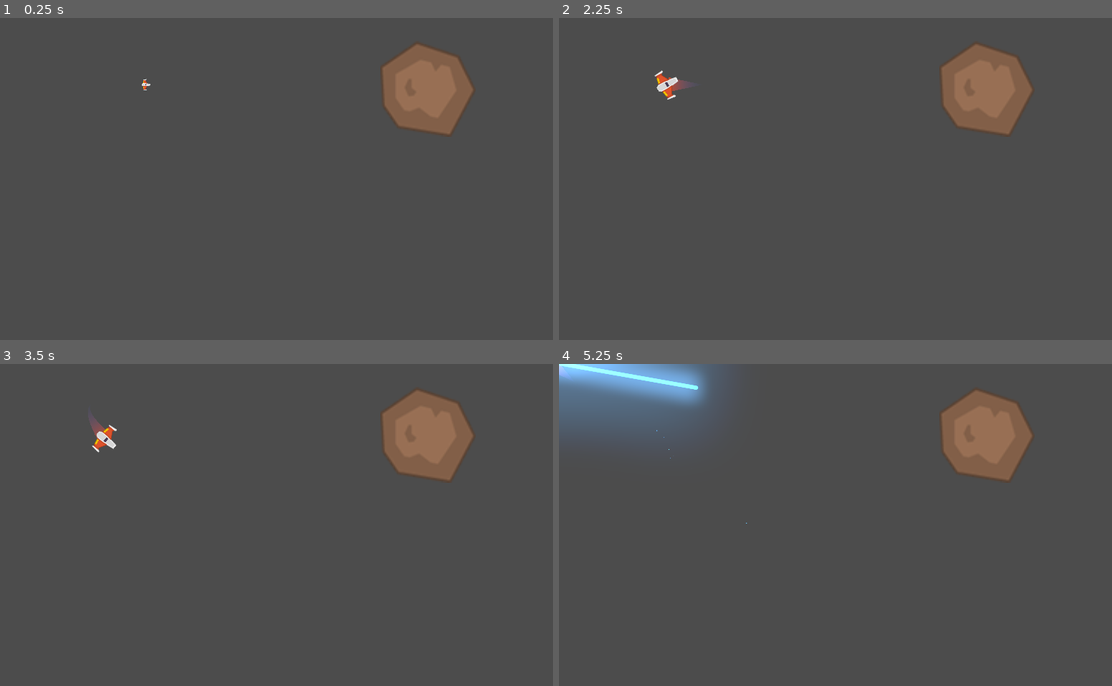
Above: before the commit, frames 1-4 (two rows, left to right).
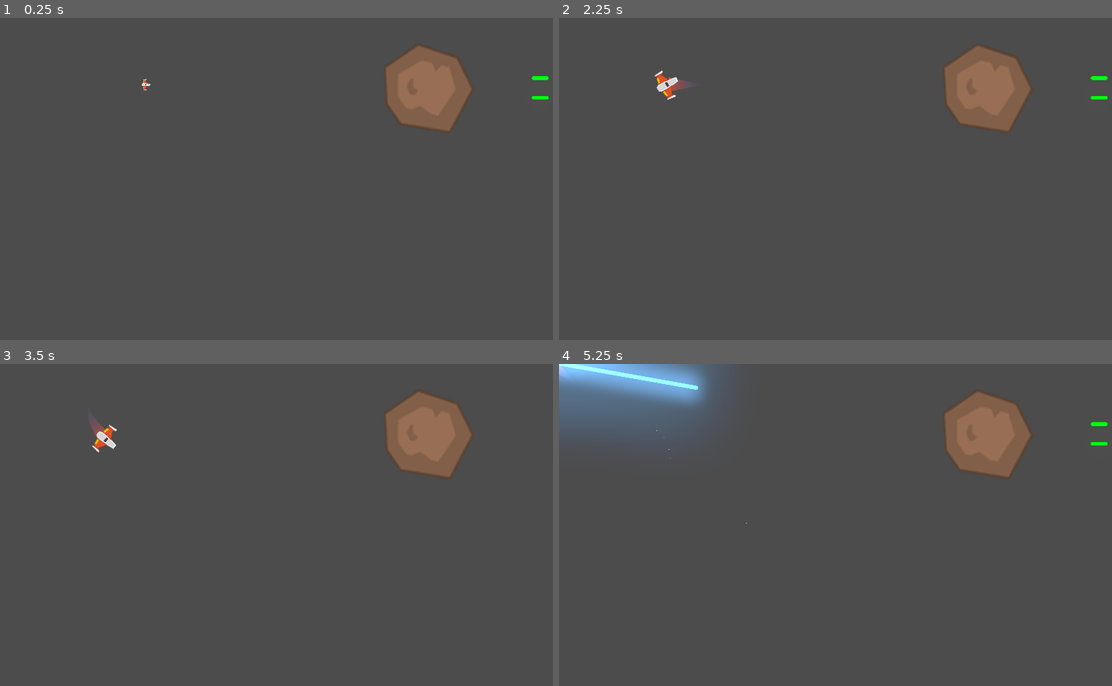
Above: after the commit, the same moments.

Repository: matiturock/Juego-meteoritos
Game: Godot game, scene res://Juego/Niveles/NivelTest.tscn
The game is run twice, just before and just after one commit, with the same random seed, the same clock (stepped at 60 frames per second) and the same inputs.
Inputs (mouse positions are in pixels of both pictures, inside the frame that each line leads up to):
- Up to frame 1 (0.25 s): no input
- Up to frame 2 (2.25 s): move the mouse to (973, 162) at 0.52 s; press the mouse at (973, 162) at 0.53 s; hold W (mover_adelante) 0.53-1.28 s; tap Enter at 1.25 s; move the mouse to (730, 195) at 1.27 s; release the mouse at (730, 195) at 1.28 s; hold S (mover_atras) 1.28-2.03 s; right-click (730, 195) at 1.35 s; move the mouse to (901, 108) at 2.02 s; hold W (mover_adelante) from 2.03 s (still down); hold A (rotar_antihorario) from 2.03 s (still down)
- Up to frame 3 (3.5 s): keep holding W (mover_adelante); move the mouse to (259, 589) at 2.77 s; release A (rotar_antihorario) at 2.78 s; tap D (rotar_horario) at 2.85 s
- Up to frame 4 (5.25 s): move the mouse to (1017, 573) at 3.52 s; release W (mover_adelante) at 3.53 s; press the mouse at (1017, 573) at 3.53 s; hold S (mover_atras) from 3.53 s (still down); move the mouse to (675, 476) at 4.27 s; release the mouse at (675, 476) at 4.28 s; right-click (675, 476) at 4.35 s; move the mouse to (874, 525) at 5.02 s; hold A (rotar_antihorario) from 5.03 s (still down)

The runs differ from the first frame. In frame 1, 0.4% of the frame differs, in the area x 68-100%, y 7-37%; in frame 2, 0.4%; in frame 3, 0.3%; in frame 4, 0.4%.

Commit message:
Recibir Daño

Diff:
--- a/Juego/Enemigo Dumy/EnemigoDummy.gd
+++ b/Juego/Enemigo Dumy/EnemigoDummy.gd
@@ -2,13 +2,15 @@
 extends Node2D
 
 var hitpoints: float = 10.0
-
 
 func _on_Area2D_body_entered(body: Node) -> void:
 	if body is Player:
 		body.destruir()
 
 func recibir_danio(danio: float) -> void:
-	hitpoints = danio
+	hitpoints -= danio
 	if hitpoints <= 0.0:
 		queue_free()
+
+func _process(delta: float) -> void:
+	$Canion.set_esta_disparando(true)
--- a/Juego/Enemigo Dumy/EnemigoDummy.tscn
+++ b/Juego/Enemigo Dumy/EnemigoDummy.tscn
@@ -1,8 +1,10 @@
-[gd_scene load_steps=5 format=2]
+[gd_scene load_steps=7 format=2]
 
 [ext_resource path="res://icon.png" type="Texture" id=1]
 [ext_resource path="res://Juego/Enemigo Dumy/EnemigoDummy.gd" type="Script" id=2]
-[ext_resource path="res://Juego/Enemigo Dumy/Area2D.gd" type="Script" id=3]
+[ext_resource path="res://Juego/Enemigo Dumy/AreaColision.gd" type="Script" id=3]
+[ext_resource path="res://Juego/Naves/Proyectiles/Canion.tscn" type="PackedScene" id=4]
+[ext_resource path="res://Juego/Naves/Proyectiles/Proyectil_enemigo.tscn" type="PackedScene" id=5]
 
 [sub_resource type="RectangleShape2D" id=1]
 extents = Vector2( 159.891, 153.385 )
@@ -10,18 +12,31 @@
 [node name="EnemigoDummy" type="Node2D"]
 script = ExtResource( 2 )
 
-[node name="Sprite" type="Sprite" parent="."]
-position = Vector2( -1.90735e-06, 3.05176e-05 )
-scale = Vector2( 5, 5 )
-texture = ExtResource( 1 )
-
 [node name="Area2D" type="Area2D" parent="."]
+z_as_relative = false
 collision_layer = 2
 collision_mask = 9
 script = ExtResource( 3 )
 
 [node name="CollisionShape2D" type="CollisionShape2D" parent="Area2D"]
-position = Vector2( -3.1748, 0 )
+position = Vector2( -1.28036, -1.89444 )
 shape = SubResource( 1 )
 
+[node name="Sprite" type="Sprite" parent="."]
+position = Vector2( -3.05176e-05, 3.05176e-05 )
+scale = Vector2( 4.72969, 4.72969 )
+texture = ExtResource( 1 )
+
+[node name="Canion" parent="." instance=ExtResource( 4 )]
+proyectil = ExtResource( 5 )
+cadencia_disparo = 1.0
+
+[node name="PuntoIzquierdo" parent="Canion" index="0"]
+position = Vector2( 0, -33 )
+
+[node name="PuntoDerecho" parent="Canion" index="1"]
+position = Vector2( 0, 33 )
+
 [connection signal="body_entered" from="Area2D" to="." method="_on_Area2D_body_entered"]
+
+[editable path="Canion"]
--- a/Juego/Naves/Player/Player.gd
+++ b/Juego/Naves/Player/Player.gd
@@ -9,7 +9,7 @@
 export var potencia_motor:int = 20
 export var potencia_rotacion:int = 280
 export var estela_max: int = 150
-
+export var hitpoints: float = 15.0
 ## Atributos
 var empuje:Vector2 = Vector2.ZERO
 var dir_rotacion:int = 0
@@ -21,6 +21,7 @@
 onready var estela:Estela = $EstelaPuntoInicio/Trail2D
 onready var motor_sfx: Motor = $MotorSFX
 onready var colisionador:CollisionShape2D = $CollisionShape2D
+onready var impactosfx : AudioStreamPlayer = $ImpactoSFX
 
 ## Metodos
 func _ready() -> void:
@@ -113,3 +114,9 @@
 
 func destruir() -> void:
 	controlador_estados(ESTADO.MUERTO)
+
+func recibir_danio(danio: float) -> void:
+	hitpoints -= danio
+	if hitpoints <= 0.0:
+		destruir()
+	impactosfx.play()
--- a/Juego/Naves/Player/Player.tscn
+++ b/Juego/Naves/Player/Player.tscn
@@ -7,6 +7,7 @@
 [ext_resource path="res://Juego/Naves/Proyectiles/Laser/LaserBeam2D.tscn" type="PackedScene" id=5]
 [ext_resource path="res://Juego/Naves/Player/Estela/Trail2D.tscn" type="PackedScene" id=6]
 [ext_resource path="res://Juego/Naves/Player/Motor/MotorSFX.tscn" type="PackedScene" id=7]
+[ext_resource path="res://Juego/Naves/Player/impacto_laser.wav" type="AudioStream" id=8]
 
 [sub_resource type="CircleShape2D" id=1]
 radius = 36.5913
@@ -99,6 +100,11 @@
 anims/Spawn = SubResource( 2 )
 anims/default = SubResource( 3 )
 
+[node name="ImpactoSFX" type="AudioStreamPlayer" parent="."]
+stream = ExtResource( 8 )
+volume_db = -5.474
+bus = "SFX"
+
 [connection signal="animation_finished" from="AnimationPlayer" to="." method="_on_AnimationPlayer_animation_finished"]
 
 [editable path="Canion"]
--- a/Juego/Naves/Proyectiles/Laser/LaserBeam2D.gd
+++ b/Juego/Naves/Proyectiles/Laser/LaserBeam2D.gd
@@ -2,20 +2,11 @@
 class_name RayoLaser
 extends RayCast2D
 
-# Casts a laser along a raycast, emitting particles on the impact point.
-# Use `is_casting` to make the laser fire and stop.
-# You can attach it to a weapon or a ship; the laser will rotate with its parent.
-
-# Speed at which the laser extends when first fired, in pixels per seconds.
 export var cast_speed := 7000.0
-# Maximum length of the laser in pixels.
 export var max_length := 1400.0
-# Base duration of the tween animation in seconds.
 export var growth_time := 0.1
 
-# If `true`, the laser is firing.
-# It plays appearing and disappearing animations when it's not animating.
-# See `appear()` and `disappear()` for more information.
+var radio_danio: float = 4
 var is_casting := false setget set_is_casting
 
 onready var fill := $FillLine2D
@@ -35,7 +26,7 @@
 
 func _physics_process(delta: float) -> void:
 	cast_to = (cast_to + Vector2.RIGHT * cast_speed * delta).clamped(max_length)
-	cast_beam()
+	cast_beam(delta)
 
 
 func set_is_casting(cast: bool) -> void:
@@ -58,7 +49,7 @@
 
 # Controls the emission of particles and extends the Line2D to `cast_to` or the ray's
 # collision point, whichever is closest.
-func cast_beam() -> void:
+func cast_beam(delta: float) -> void:
 	var cast_point := cast_to
 
 	force_raycast_update()
@@ -68,6 +59,8 @@
 		cast_point = to_local(get_collision_point())
 		collision_particles.global_rotation = get_collision_normal().angle()
 		collision_particles.position = cast_point
+		if get_collider().has_method("recibir_danio"):
+			get_collider().recibir_danio(radio_danio * delta)
 
 	fill.points[1] = cast_point
 	beam_particles.position = cast_point * 0.5
--- a/Juego/Naves/Proyectiles/Laser/LaserBeam2D.tscn
+++ b/Juego/Naves/Proyectiles/Laser/LaserBeam2D.tscn
@@ -65,7 +65,8 @@
 z_as_relative = false
 enabled = true
 cast_to = Vector2( 0, 0 )
-collision_mask = 8
+collision_mask = 6
+collide_with_areas = true
 script = ExtResource( 1 )
 
 [node name="FillLine2D" type="Line2D" parent="."]
--- a/Juego/Naves/Proyectiles/Proyectil.gd
+++ b/Juego/Naves/Proyectiles/Proyectil.gd
@@ -4,7 +4,7 @@
 
 ## Atributos
 var velocidad:Vector2 = Vector2.ZERO
-var danio:float
+var danio:float = 1
 
 ## Metodos
 func crear(pos:Vector2, dir: float, vel: float, danio_p: int) -> void:
@@ -17,6 +17,19 @@
 	position += velocidad * delta
 
 
+#Metodos Customs
+func daniar(otro_cuerpo: CollisionObject2D) -> void:
+	if otro_cuerpo.has_method("recibir_danio"):
+		otro_cuerpo.recibir_danio(danio)
 
+	queue_free()
+
+##Seniales internas
 func _on_VisibilityNotifier2D_screen_exited() -> void:
 	queue_free()
+
+func _on_area_entered(area: Area2D) -> void:
+	daniar(area)
+
+func _on_body_entered(body: Node) -> void:
+	daniar(body)
--- a/Juego/Naves/Proyectiles/Proyectil.tscn
+++ b/Juego/Naves/Proyectiles/Proyectil.tscn
@@ -17,4 +17,6 @@
 [node name="VisibilityNotifier2D" type="VisibilityNotifier2D" parent="."]
 scale = Vector2( 0.0807611, 0.0807611 )
 
+[connection signal="area_entered" from="." to="." method="_on_Proyectil_area_entered"]
+[connection signal="body_entered" from="." to="." method="_on_body_entered"]
 [connection signal="screen_exited" from="VisibilityNotifier2D" to="." method="_on_VisibilityNotifier2D_screen_exited"]
--- a/Juego/Naves/Proyectiles/Proyectil_player.tscn
+++ b/Juego/Naves/Proyectiles/Proyectil_player.tscn
@@ -8,8 +8,11 @@
 
 [node name="Proyectil_player" instance=ExtResource( 1 )]
 z_index = 40
+z_as_relative = false
 collision_layer = 8
 collision_mask = 6
 
 [node name="CollisionShape2D" parent="." index="1"]
 shape = SubResource( 1 )
+
+[connection signal="area_entered" from="." to="." method="_on_area_entered"]
--- a/Juego/Niveles/NivelTest.tscn
+++ b/Juego/Niveles/NivelTest.tscn
@@ -17,4 +17,4 @@
 environment = ExtResource( 3 )
 
 [node name="EnemigoDummy" parent="." instance=ExtResource( 5 )]
-position = Vector2( 1434.01, 237.588 )
+position = Vector2( 1436.84, 234.76 )
Renamed: Juego/Enemigo Dumy/Area2D.gd -> Juego/Enemigo Dumy/AreaColision.gd
Not shown: 1 places in Juego/Naves/Player/Player.tscn that only renumber resources
Not shown, added: Juego/Naves/Player/impacto_laser.wav.import
Not shown, added: Juego/Naves/Player/impacto_laser.wav
